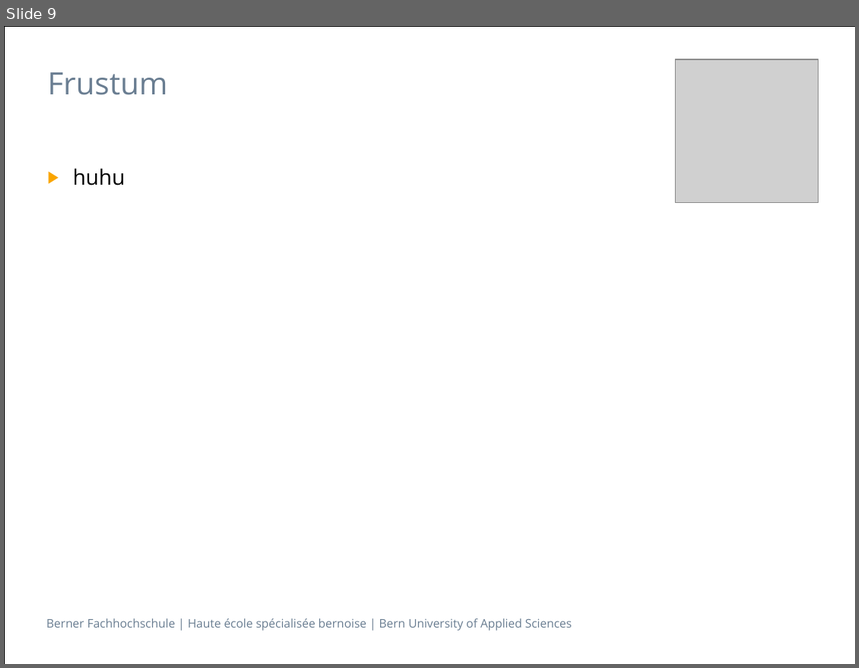
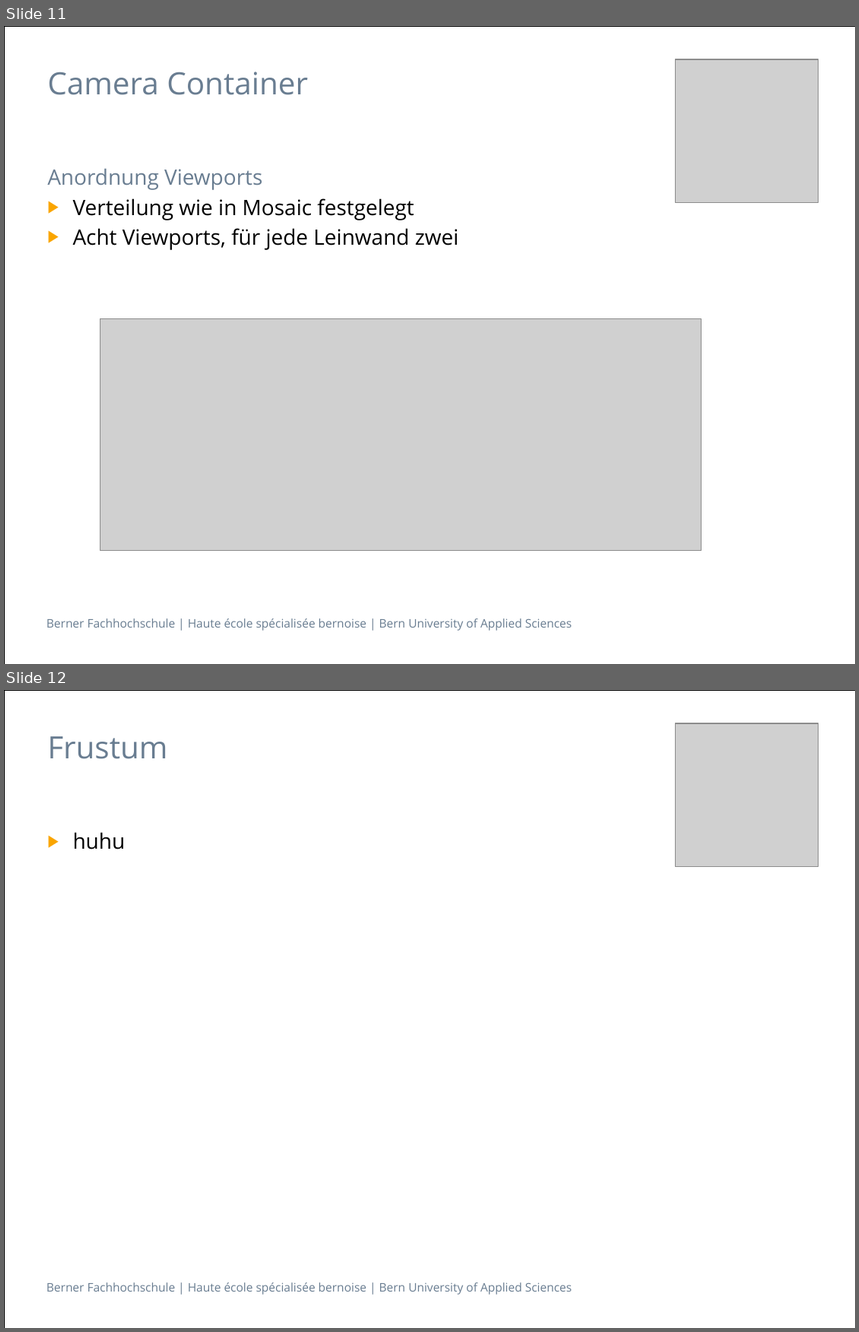
Before and after one commit to cpvrlab/UnityCavePlugin, a slide deck: docs/Presentation/Presentation_part_julien.pptx. Shown one above the other, each under a label of ours: slide 9 before the commit, slides 11 and 12 after it. The pictures are 859x668 and 859x1332 pixels, drawn with LibreOffice and Linux fonts; fonts in the diff are those of the drawing; grey boxes stand for pictures. Boxes give left, top, right and bottom in pixels: in the first picture for what was removed or moved away, otherwise in the second. Text is boxed around its words. In the diff, an @@ line names an element or a change of style, - is before the commit and + after.

```diff
--- a/docs/Presentation/Presentation_part_julien.pptx
+++ b/docs/Presentation/Presentation_part_julien.pptx
@@ slide 11 added at (x1=4, y1=26, x2=855, y2=664), background #FFFFFF; not listed: 2 template elements that a slide beside it also shows @@
@@ picture added at (x1=676, y1=59, x2=819, y2=202) @@
@@ title added at (x1=47, y1=72, x2=308, y2=95), 26 pt, text #697D91 @@
+Camera Container
@@ text added at (x1=47, y1=168, x2=459, y2=250), 18 pt, text #000000 @@
+Anordnung Viewports
+▶ Verteilung wie in Mosaic festgelegt
+▶ Acht Viewports, für jede Leinwand zwei
@@ picture added at (x1=101, y1=319, x2=701, y2=551) @@
@@ what was slide 9 is now slide 12 @@
```
Also in this commit, not shown: 4 slides changed, 23 other slides added, 1 slide removed, 19 other files.
